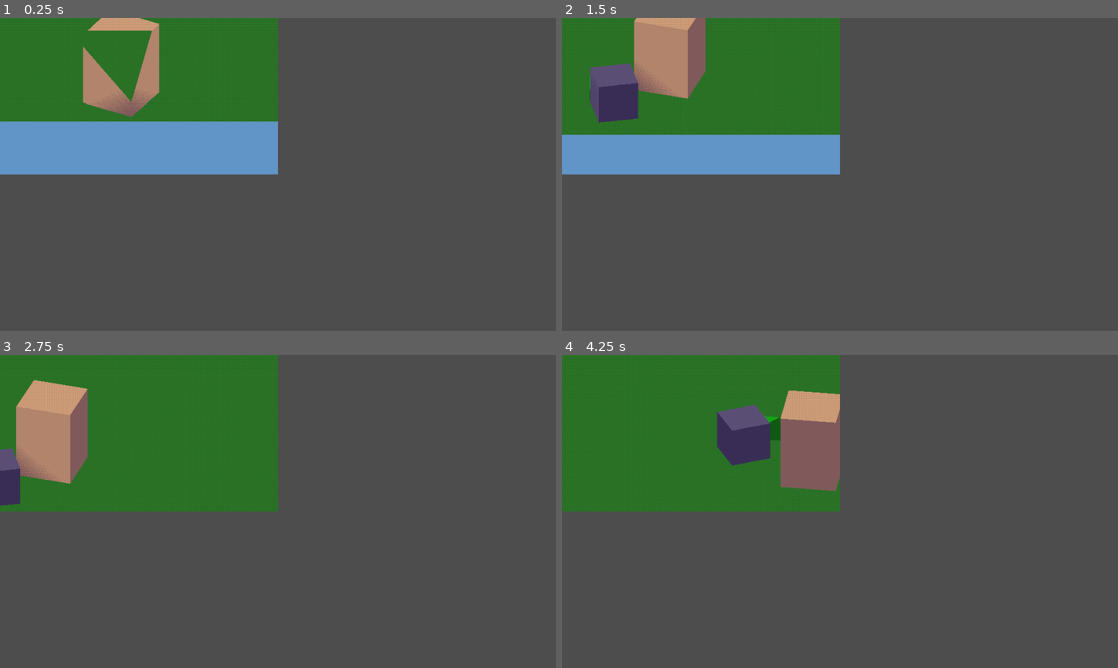
Above: before the commit, frames 1-4 (two rows, left to right).
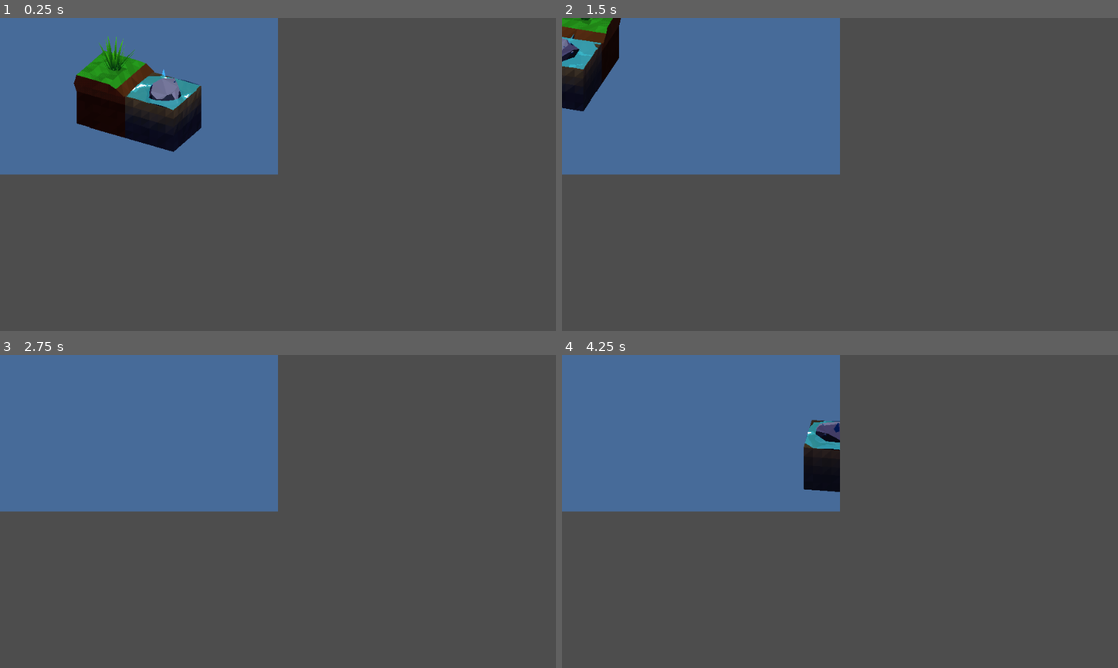
Above: after the commit, the same moments.

Repository: Tenso-Origin/eden_project
Game: Godot game, scene res://pixel_art_scene.tscn
Same seed, same stepped clock (60 frames per second), same inputs: the game is played once before the commit and once after it.
Inputs:
- Up to frame 1 (0.25 s): no input
- Up to frame 2 (1.5 s): hold D 0.53-1.28 s; hold Q 0.53-1.28 s; hold S from 1.28 s (still down); tap E at 1.35 s
- Up to frame 3 (2.75 s): release S at 2.03 s; hold D from 2.03 s (still down); hold R from 2.03 s (still down)
- Up to frame 4 (4.25 s): release D at 2.78 s; release R at 2.78 s; hold W 2.78-3.53 s; tap F at 2.85 s; tap Enter at 3.5 s; hold A from 3.53 s (still down); hold Q from 3.53 s (still down)

The runs differ from the first frame. In frame 1, 25% of the frame differs, in the area x 0-50%, y 0-50%; in frame 2, 25%; in frame 3, 25%, in the area x 0-50%, y 0-51%; in frame 4, 25%.

Commit message:
feat: implementa cena de validacao HD pixel art 3D (solo, agua com espuma, rocha com cristal e grama com vento)

Diff:
--- /dev/null
+++ b/cenarios_hd_pixelart_3d/capture_validation.gd
@@ -0,0 +1,22 @@
+extends SceneTree
+
+func _init():
+	var root_scene = load("res://pixel_art_scene.tscn").instantiate()
+	root.add_child(root_scene)
+
+	# Aguarda alguns frames para os shaders compilarem e a cena inicializar
+	for i in range(45):
+		await process_frame
+
+	# Captura o SubViewport
+	var svp = root_scene.get_node("SubViewportContainer/SubViewport") as SubViewport
+	if svp:
+		var img = svp.get_texture().get_image()
+		if img:
+			var save_path = "res://screenshot_validacao.png"
+			img.save_png(save_path)
+			print("Screenshot salva com sucesso em: ", save_path)
+		else:
+			print("Falha ao obter imagem da viewport")
+
+	quit()
--- a/cenarios_hd_pixelart_3d/pixel_art_scene.tscn
+++ b/cenarios_hd_pixelart_3d/pixel_art_scene.tscn
@@ -1,82 +1,32 @@
-[gd_scene load_steps=12 format=3 uid="uid://b1m5q7w3pixel"]
+[gd_scene load_steps=10 format=3 uid="uid://b1m5q7w3pixel"]
 
 [ext_resource type="Shader" path="res://subpixel_upscale.gdshader" id="1_upscale"]
 [ext_resource type="Script" path="res://camera_pivot_controller.gd" id="2_pivot"]
 [ext_resource type="Script" path="res://pixel_camera.gd" id="3_camera"]
 [ext_resource type="Shader" path="res://pixel_outline.gdshader" id="4_outline"]
-[ext_resource type="Shader" path="res://pixel_surface.gdshader" id="5_surface"]
-[ext_resource type="Shader" path="res://pixel_foliage.gdshader" id="6_foliage"]
+[ext_resource type="Script" path="res://validation_scene_loader.gd" id="5_loader"]
 
 [sub_resource type="ShaderMaterial" id="ShaderMaterial_upscale"]
 shader = ExtResource("1_upscale")
 shader_parameter/cam_offset = Vector2(0, 0)
 
 [sub_resource type="ShaderMaterial" id="ShaderMaterial_outline"]
-render_priority = 0
+render_priority = 10
 shader = ExtResource("4_outline")
 shader_parameter/depth_threshold = 0.25
 shader_parameter/normal_threshold = 0.5
-shader_parameter/shadow_darken = 0.35
-shader_parameter/highlight_brighten = 0.2
+shader_parameter/shadow_darken = 0.45
+shader_parameter/highlight_brighten = 0.25
 
 [sub_resource type="QuadMesh" id="QuadMesh_postprocess"]
 size = Vector2(2, 2)
 
-[sub_resource type="ShaderMaterial" id="ShaderMaterial_surface_ground"]
-render_priority = 0
-shader = ExtResource("5_surface")
-shader_parameter/albedo_color = Color(0.32, 0.55, 0.28, 1)
-shader_parameter/shadow_tint = Color(0.15, 0.12, 0.28, 1)
-shader_parameter/light_bands = 3
-shader_parameter/dither_spread = 0.12
-
-[sub_resource type="PlaneMesh" id="PlaneMesh_ground"]
-material = SubResource("ShaderMaterial_surface_ground")
-size = Vector2(30, 30)
-
-[sub_resource type="ShaderMaterial" id="ShaderMaterial_surface_building"]
-render_priority = 0
-shader = ExtResource("5_surface")
-shader_parameter/albedo_color = Color(0.75, 0.65, 0.52, 1)
-shader_parameter/shadow_tint = Color(0.18, 0.14, 0.32, 1)
-shader_parameter/light_bands = 3
-shader_parameter/dither_spread = 0.12
-
-[sub_resource type="BoxMesh" id="BoxMesh_building"]
-material = SubResource("ShaderMaterial_surface_building")
-size = Vector3(2.5, 3.5, 2.5)
-
-[sub_resource type="ShaderMaterial" id="ShaderMaterial_surface_stone"]
-render_priority = 0
-shader = ExtResource("5_surface")
-shader_parameter/albedo_color = Color(0.48, 0.45, 0.52, 1)
-shader_parameter/shadow_tint = Color(0.16, 0.13, 0.26, 1)
-shader_parameter/light_bands = 3
-shader_parameter/dither_spread = 0.12
-
-[sub_resource type="BoxMesh" id="BoxMesh_stone"]
-material = SubResource("ShaderMaterial_surface_stone")
-size = Vector3(1.8, 1.8, 1.8)
-
-[sub_resource type="ShaderMaterial" id="ShaderMaterial_foliage_bush"]
-render_priority = 0
-shader = ExtResource("6_foliage")
-shader_parameter/albedo_color = Color(0.24, 0.68, 0.22, 1)
-shader_parameter/shadow_tint = Color(0.12, 0.10, 0.24, 1)
-shader_parameter/light_bands = 3
-shader_parameter/dither_spread = 0.12
-shader_parameter/alpha_scissor_threshold = 0.5
-
-[sub_resource type="QuadMesh" id="QuadMesh_foliage"]
-material = SubResource("ShaderMaterial_foliage_bush")
-size = Vector2(1.2, 1.2)
-
 [sub_resource type="Environment" id="Environment_main"]
 background_mode = 1
-background_color = Color(0.38, 0.58, 0.78, 1)
+background_color = Color(0.28, 0.42, 0.60, 1)
 ambient_light_source = 2
-ambient_light_color = Color(0.45, 0.42, 0.55, 1)
-ambient_light_energy = 0.6
+ambient_light_color = Color(0.42, 0.40, 0.52, 1)
+ambient_light_energy = 0.65
 
 [node name="Main" type="Control"]
 layout_mode = 3
@@ -117,31 +67,17 @@
 directional_shadow_fade_start = 1.0
 
 [node name="MapGeometry" type="Node3D" parent="SubViewportContainer/SubViewport/World3D"]
-
-[node name="Ground" type="MeshInstance3D" parent="SubViewportContainer/SubViewport/World3D/MapGeometry"]
-mesh = SubResource("PlaneMesh_ground")
-
-[node name="Building1" type="MeshInstance3D" parent="SubViewportContainer/SubViewport/World3D/MapGeometry"]
-transform = Transform3D(1, 0, 0, 0, 1, 0, 0, 0, 1, -1.5, 1.75, -1)
-mesh = SubResource("BoxMesh_building")
-
-[node name="StoneBlock" type="MeshInstance3D" parent="SubViewportContainer/SubViewport/World3D/MapGeometry"]
-transform = Transform3D(0.866025, 0, 0.5, 0, 1, 0, -0.5, 0, 0.866025, 1.8, 0.9, 0.5)
-mesh = SubResource("BoxMesh_stone")
-
-[node name="FoliageSample" type="MeshInstance3D" parent="SubViewportContainer/SubViewport/World3D/MapGeometry"]
-transform = Transform3D(1, 0, 0, 0, 1, 0, 0, 0, 1, 0.8, 0.6, 1.8)
-mesh = SubResource("QuadMesh_foliage")
+script = ExtResource("5_loader")
 
 [node name="CameraPivot" type="Node3D" parent="SubViewportContainer/SubViewport/World3D"]
-transform = Transform3D(0.866025, -0.25, 0.433013, 0, 0.866025, 0.5, -0.5, -0.433013, 0.75, 0, 1, 0)
+transform = Transform3D(0.866025, -0.25, 0.433013, 0, 0.866025, 0.5, -0.5, -0.433013, 0.75, 0, 0.6, 0)
 script = ExtResource("2_pivot")
-move_speed = 5.0
+move_speed = 4.0
 
 [node name="Camera3D" type="Camera3D" parent="SubViewportContainer/SubViewport/World3D/CameraPivot" node_paths=PackedStringArray("viewport_container")]
 transform = Transform3D(1, 0, 0, 0, 1, 0, 0, 0, 1, 0, 0, 15)
 projection = 1
-size = 7.0
+size = 2.8
 current = true
 script = ExtResource("3_camera")
 viewport_container = NodePath("../../../..")
--- a/cenarios_hd_pixelart_3d/pixel_camera.gd
+++ b/cenarios_hd_pixelart_3d/pixel_camera.gd
@@ -6,6 +6,7 @@
 
 @export var viewport_container: SubViewportContainer
 @export var target_resolution: Vector2i = Vector2i(480, 270)
+@export var distance_from_pivot: float = 20.0
 
 var _texel_size: float = 0.0
 
@@ -35,6 +36,7 @@
 	var snapped_view_pos: Vector3 = view_space_pos
 	snapped_view_pos.x = round(view_space_pos.x / _texel_size) * _texel_size
 	snapped_view_pos.y = round(view_space_pos.y / _texel_size) * _texel_size
+	snapped_view_pos.z = view_space_pos.z + distance_from_pivot
 
 	# 3. Calcula o erro sub-pixel (em frações de -0.5 a 0.5 texel)
 	var subpixel_error: Vector2 = Vector2(
--- a/cenarios_hd_pixelart_3d/pixel_foliage.gdshader
+++ b/cenarios_hd_pixelart_3d/pixel_foliage.gdshader
@@ -5,12 +5,16 @@
 // Modificado com NORMAL = (VIEW_MATRIX * vec4(0.0, 1.0, 0.0, 0.0)).xyz;
 // para que as lâminas/planos de grama recebam iluminação idêntica ao solo subjacente.
 
-uniform vec4 albedo_color : source_color = vec4(0.28, 0.60, 0.22, 1.0);
+uniform vec4 albedo_color : source_color = vec4(1.0, 1.0, 1.0, 1.0);
 uniform sampler2D albedo_texture : source_color, filter_nearest, hint_default_white;
 uniform vec4 shadow_tint : source_color = vec4(0.15, 0.12, 0.28, 1.0);
 uniform int light_bands : hint_range(2, 6) = 3;
 uniform float dither_spread : hint_range(0.0, 0.5) = 0.12;
 uniform float alpha_scissor_threshold : hint_range(0.0, 1.0) = 0.5;
+
+group_uniforms WindAnimation;
+uniform float wind_strength : hint_range(0.0, 1.0) = 0.35;
+uniform float wind_speed : hint_range(0.5, 6.0) = 2.5;
 
 // Matriz de Bayer 4x4 normalizada
 float bayer4x4(vec2 screen_pos) {
@@ -25,10 +29,18 @@
 	return (float(bayer[y * 4 + x]) / 16.0) - 0.5;
 }
 
+void vertex() {
+	// Balanço do vento baseado no peso do canal R de WeatherData e fase no canal B
+	float phase = COLOR.b * 6.2831;
+	float sway = sin(TIME * wind_speed + phase) * wind_strength * 0.08 * COLOR.r;
+	VERTEX.x += sway;
+	VERTEX.z += sway * 0.4;
+}
+
 void fragment() {
 	vec4 tex = texture(albedo_texture, UV);
-	ALBEDO = albedo_color.rgb * tex.rgb;
-	ALPHA = tex.a * albedo_color.a;
+	ALBEDO = albedo_color.rgb * tex.rgb * COLOR.rgb;
+	ALPHA = tex.a * albedo_color.a * COLOR.a;
 	ALPHA_SCISSOR_THRESHOLD = alpha_scissor_threshold;
 
 	// Normal Trick: força a normal a apontar para o teto (mundo Y up) no espaço de visão
--- a/cenarios_hd_pixelart_3d/pixel_outline.gdshader
+++ b/cenarios_hd_pixelart_3d/pixel_outline.gdshader
@@ -78,15 +78,15 @@
 		}
 	}
 
-	vec3 final_color = base_color;
-
 	// Aplica primeiro o brilho de quina interna e sobrepõe com a linha escura de silhueta externa
-	if (normal_crease > 0.0 && depth_diff == 0.0) {
-		final_color = mix(final_color, vec3(1.0), highlight_brighten);
+	// Usa discard onde não há contorno, preservando a água transparente e camadas anteriores
+	if (depth_diff > 0.0) {
+		ALBEDO = vec3(0.0);
+		ALPHA = shadow_darken;
+	} else if (normal_crease > 0.0) {
+		ALBEDO = vec3(1.0);
+		ALPHA = highlight_brighten;
+	} else {
+		discard;
 	}
-	if (depth_diff > 0.0) {
-		final_color = mix(final_color, vec3(0.0), shadow_darken);
-	}
-
-	ALBEDO = final_color;
 }
--- a/cenarios_hd_pixelart_3d/pixel_surface.gdshader
+++ b/cenarios_hd_pixelart_3d/pixel_surface.gdshader
@@ -25,7 +25,7 @@
 
 void fragment() {
 	vec4 tex = texture(albedo_texture, UV);
-	ALBEDO = albedo_color.rgb * tex.rgb;
+	ALBEDO = albedo_color.rgb * tex.rgb * COLOR.rgb;
 }
 
 void light() {
--- a/cenarios_hd_pixelart_3d/pixel_water.gdshader
+++ b/cenarios_hd_pixelart_3d/pixel_water.gdshader
@@ -1,5 +1,5 @@
 shader_type spatial;
-render_mode unshaded, cull_disabled, depth_draw_always;
+render_mode unshaded, cull_disabled, depth_draw_never;
 
 // Shader de Água com Ondulações de Borda (Depth-Buffer), Espuma, Cáusticas e Reflexo Espelhado
 // Alinhado rigorosamente à grade de texels da Viewport (HD Pixel Art - David Holland)
--- /dev/null
+++ b/cenarios_hd_pixelart_3d/validation_scene_loader.gd
@@ -0,0 +1,102 @@
+@tool
+extends Node3D
+
+## Carregador e Configurador da Cena de Validação HD Pixel Art 3D
+## Carrega cenario_validacao.glb e atribui automaticamente os shaders customizados:
+## - Soil_Block: pixel_surface.gdshader
+## - Riverbed: pixel_surface.gdshader
+## - Rock_Submerged: pixel_surface.gdshader
+## - Ore_Crystals: pixel_metal_mirror.gdshader
+## - Grass_Tuft: pixel_foliage.gdshader (com balanço de vento)
+## - Water_Surface: pixel_water.gdshader (com ondas e espuma de profundidade)
+
+const GLB_PATH = "res://cenario_validacao.glb"
+const SHADER_SURFACE = preload("res://pixel_surface.gdshader")
+const SHADER_FOLIAGE = preload("res://pixel_foliage.gdshader")
+const SHADER_WATER = preload("res://pixel_water.gdshader")
+const SHADER_METAL = preload("res://pixel_metal_mirror.gdshader")
+
+func _ready() -> void:
+	# Limpa filhos anteriores se existirem
+	for child in get_children():
+		child.queue_free()
+
+	var scene_res = load(GLB_PATH) as PackedScene
+	if not scene_res:
+		push_error("Falha ao carregar " + GLB_PATH)
+		return
+
+	var instance = scene_res.instantiate()
+	add_child(instance)
+
+	setup_materials(instance)
+
+func setup_materials(root: Node) -> void:
+	for child in root.get_children():
+		if child is MeshInstance3D:
+			var mesh_name = child.name
+			match mesh_name:
+				"Soil_Block":
+					var mat := ShaderMaterial.new()
+					mat.shader = SHADER_SURFACE
+					mat.set_shader_parameter("albedo_color", Color(1.0, 1.0, 1.0, 1.0))
+					mat.set_shader_parameter("shadow_tint", Color(0.15, 0.12, 0.28, 1.0))
+					mat.set_shader_parameter("light_bands", 3)
+					mat.set_shader_parameter("dither_spread", 0.12)
+					child.material_override = mat
+
+				"Riverbed":
+					var mat := ShaderMaterial.new()
+					mat.shader = SHADER_SURFACE
+					mat.set_shader_parameter("albedo_color", Color(1.0, 1.0, 1.0, 1.0))
+					mat.set_shader_parameter("shadow_tint", Color(0.12, 0.10, 0.24, 1.0))
+					mat.set_shader_parameter("light_bands", 3)
+					mat.set_shader_parameter("dither_spread", 0.12)
+					child.material_override = mat
+
+				"Rock_Submerged":
+					var mat := ShaderMaterial.new()
+					mat.shader = SHADER_SURFACE
+					mat.set_shader_parameter("albedo_color", Color(1.0, 1.0, 1.0, 1.0))
+					mat.set_shader_parameter("shadow_tint", Color(0.16, 0.13, 0.26, 1.0))
+					mat.set_shader_parameter("light_bands", 3)
+					mat.set_shader_parameter("dither_spread", 0.12)
+					child.material_override = mat
+
+				"Ore_Crystals":
+					var mat := ShaderMaterial.new()
+					mat.shader = SHADER_METAL
+					mat.set_shader_parameter("metal_base_color", Color(0.9, 0.95, 1.0, 1.0))
+					mat.set_shader_parameter("metal_dark_band", Color(0.20, 0.25, 0.40, 1.0))
+					mat.set_shader_parameter("metal_highlight", Color(1.0, 0.98, 0.95, 1.0))
+					mat.set_shader_parameter("mirror_reflectivity", 0.45)
+					child.material_override = mat
+
+				"Grass_Tuft":
+					var mat := ShaderMaterial.new()
+					mat.shader = SHADER_FOLIAGE
+					mat.set_shader_parameter("albedo_color", Color(1.0, 1.0, 1.0, 1.0))
+					mat.set_shader_parameter("shadow_tint", Color(0.12, 0.10, 0.24, 1.0))
+					mat.set_shader_parameter("light_bands", 3)
+					mat.set_shader_parameter("dither_spread", 0.12)
+					mat.set_shader_parameter("wind_strength", 0.35)
+					mat.set_shader_parameter("wind_speed", 2.5)
+					child.material_override = mat
+
+				"Water_Surface":
+					var mat := ShaderMaterial.new()
+					mat.shader = SHADER_WATER
+					mat.set_shader_parameter("shallow_color", Color(0.20, 0.72, 0.78, 0.85))
+					mat.set_shader_parameter("deep_color", Color(0.06, 0.24, 0.46, 0.95))
+					mat.set_shader_parameter("foam_color", Color(0.96, 0.98, 1.0))
+					mat.set_shader_parameter("depth_fade_distance", 0.6)
+					mat.set_shader_parameter("pixel_grid_density", 32.0)
+					mat.set_shader_parameter("wave_speed", 2.0)
+					mat.set_shader_parameter("wave_height", 0.02)
+					mat.set_shader_parameter("shoreline_foam_dist", 0.35)
+					mat.set_shader_parameter("shoreline_ripple_rings", 3)
+					mat.set_shader_parameter("reflection_strength", 0.35)
+					child.material_override = mat
+
+		if child.get_child_count() > 0:
+			setup_materials(child)
Not shown, added: cenarios_hd_pixelart_3d/camera_pivot_controller.gd.uid
Not shown, added: cenarios_hd_pixelart_3d/capture_validation.gd.uid
Binary file added: cenarios_hd_pixelart_3d/cenario_validacao.glb
Not shown, added: cenarios_hd_pixelart_3d/cenario_validacao.glb.import
Not shown, added: cenarios_hd_pixelart_3d/icon.svg.import
Not shown, added: cenarios_hd_pixelart_3d/pixel_camera.gd.uid
Not shown, added: cenarios_hd_pixelart_3d/pixel_foliage.gdshader.uid
Not shown, added: cenarios_hd_pixelart_3d/pixel_metal_mirror.gdshader.uid
Not shown, added: cenarios_hd_pixelart_3d/pixel_outline.gdshader.uid
Not shown, added: cenarios_hd_pixelart_3d/pixel_rain_surface.gdshader.uid
Not shown, added: cenarios_hd_pixelart_3d/pixel_surface.gdshader.uid
Not shown, added: cenarios_hd_pixelart_3d/pixel_water.gdshader.uid
(and 12 more such lines)
